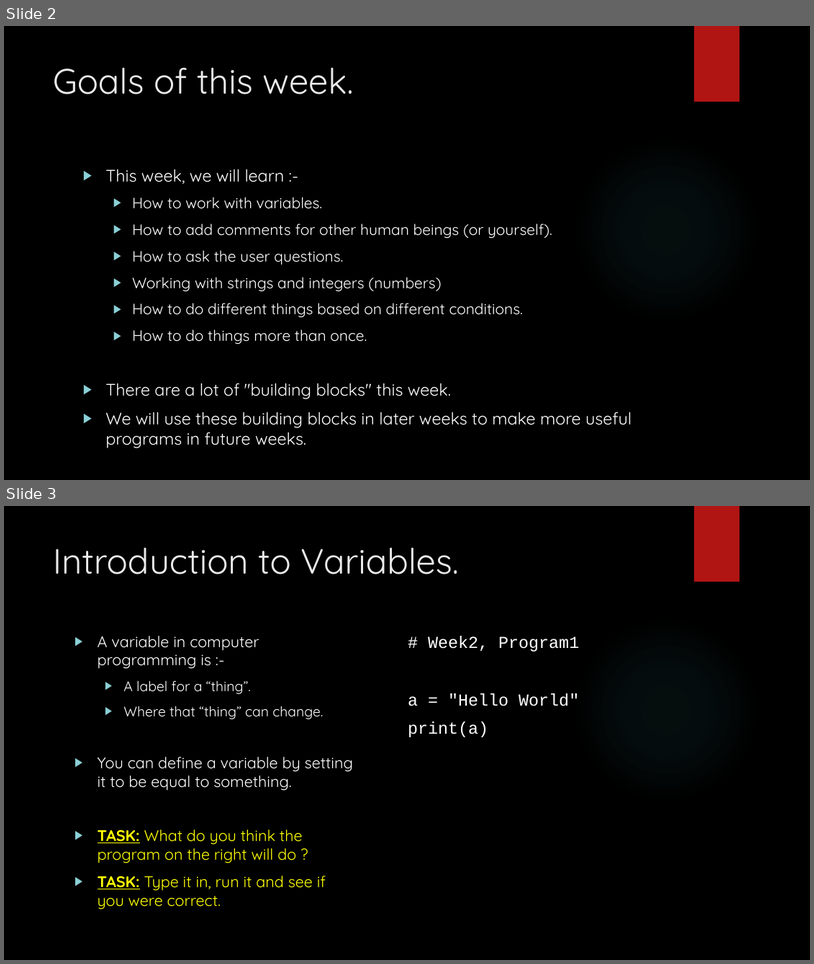
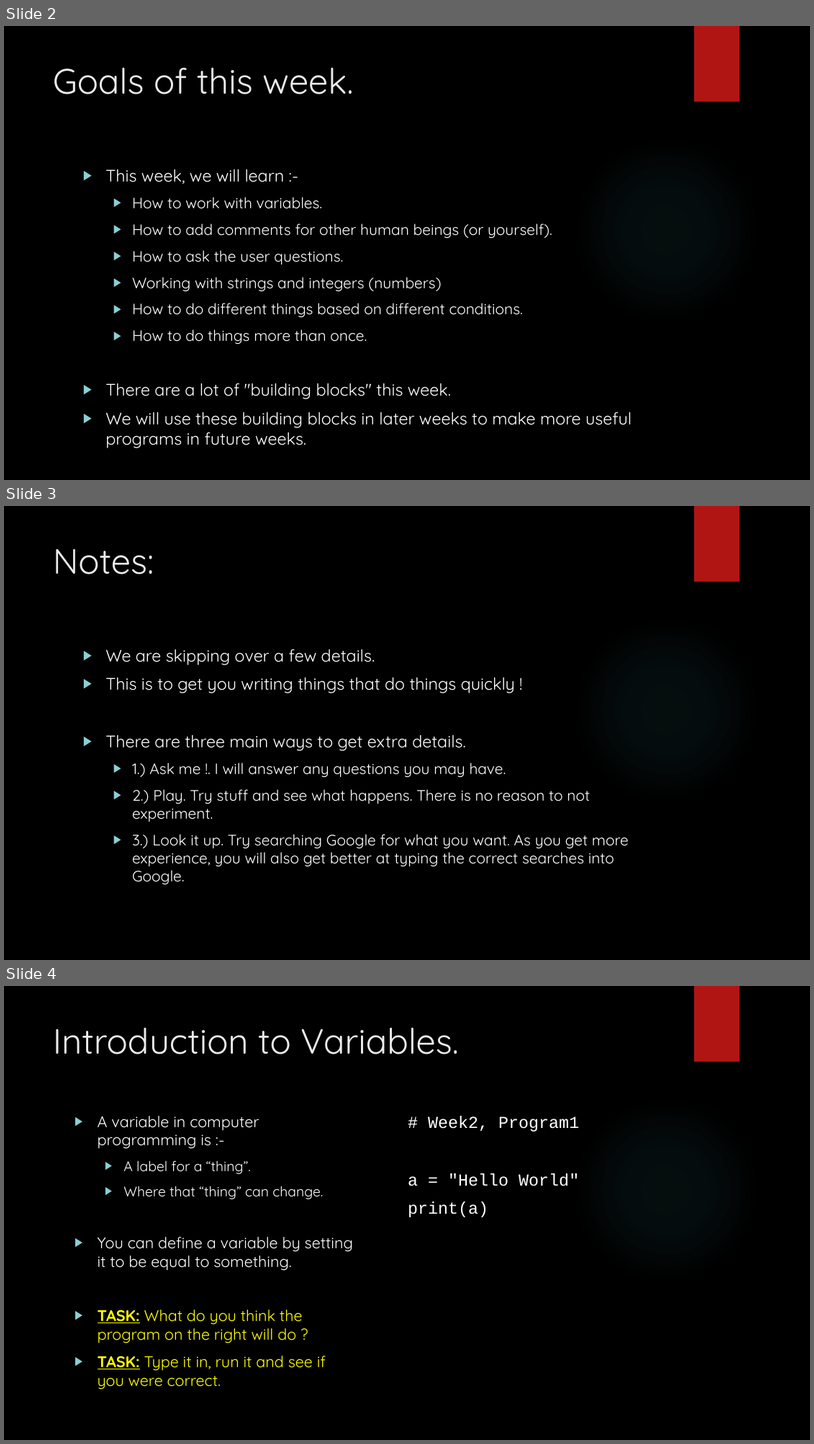
Before and after one commit to davidgroves/DGM_Tutorials, a slide deck: week2/week2.pptx. Shown one above the other, each under a label of ours: slides 2 and 3 before the commit, slides 2, 3 and 4 after it. The pictures are 814x964 and 814x1444 pixels, drawn with LibreOffice and Linux fonts; fonts in the diff are those of the drawing; background and template pictures are left out. Boxes give left, top, right and bottom in pixels: in the first picture for what was removed or moved away, otherwise in the second. Text is boxed around its words. In the diff, an @@ line names an element or a change of style, - is before the commit and + after.

```diff
--- a/week2/week2.pptx
+++ b/week2/week2.pptx
@@ slide 3 added at box(4, 506, 810, 960), background picture (left out); not listed: 2 template elements that a slide beside it also shows @@
@@ title added at box(53, 548, 154, 574), 42 pt, text #EBEBEB @@
+Notes:
@@ text added at box(106, 649, 629, 885), 18 pt, text #FFFFFF @@
+▶ We are skipping over a few details.
+▶ This is to get you writing things that do things quickly !
+▶ There are three main ways to get extra details.
+  ▶ 1.) Ask me !. I will answer any questions you may have.
+  ▶ 2.) Play. Try stuff and see what happens. There is no reason to not experiment.
+  ▶ 3.) Look it up. Try searching Google for what you want. As you get more experience, you will also get better at typing the correct searches into Google.
@@ what was slide 3 is now slide 4 @@
```
Also in this commit, not shown: 1 slide changed, 6 other slides added.
